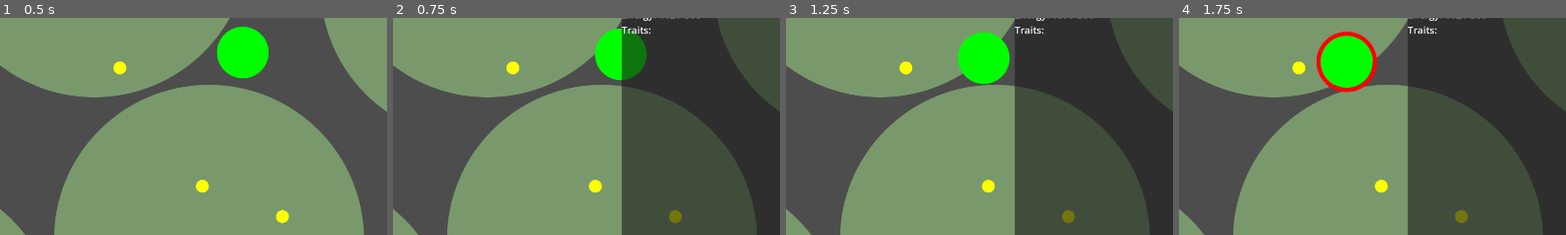
Above: before the commit, frames 1-4 (left to right).
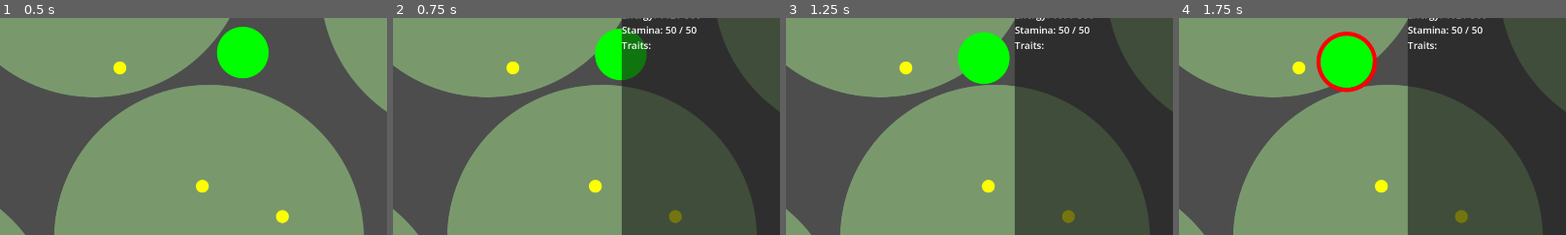
Above: after the commit, the same moments.

Repository: AntonPotapovDev/evolution-game
Game: Godot game, scene res://main.tscn
Two runs of this game, one before a commit and one after it. Both use one fixed random seed, a clock stepped at 60 frames per second and the inputs below.
Inputs (mouse positions are % of the whole screen's width and height, from its top left):
- Up to frame 1 (0.5 s): no input
- Up to frame 2 (0.75 s): drag from (10, 79) to (77, 66) at 0.52 s
- Up to frame 3 (1.25 s): no input
- Up to frame 4 (1.75 s): drag from (75, 24) to (77, 66) at 1.27 s
The pictures show only the part of the screen within x 50-100%, y 15-65%; the shares and areas given below are measured in that part.

Frame 1 is identical in both runs. In frame 2, 0.5% of the frame differs, in the area x 59-79%, y 3-15%; in frame 3, 0.5%; in frame 4, 0.5%.

Commit message:
Add sprint and stamina component

Diff:
--- a/creature/components/ai_states/chasing_state.gd
+++ b/creature/components/ai_states/chasing_state.gd
@@ -28,7 +28,7 @@
 
     actor.attack.attack_if_in_range(_target)
     if not _target.death.dead:
-        actor.movement.rush_to_target(_target, delta)
+        actor.movement.rush_to_target(_target, delta, Movement.Policy.SPRINT_IF_CAN)
 
 
 func _try_change_state() -> AbstractAiState:
--- a/creature/components/ai_states/moving_to_target_state.gd
+++ b/creature/components/ai_states/moving_to_target_state.gd
@@ -33,7 +33,8 @@
 
 func process_state(delta: float):
     if is_instance_valid(_target):
-        actor.movement.move_to_target(_target, delta)
+        var movement_policy = actor.config.moving_to_food_policy
+        actor.movement.move_to_target(_target, delta, movement_policy)
 
 
 func _try_change_state() -> AbstractAiState:
--- a/creature/components/movement/movement.gd
+++ b/creature/components/movement/movement.gd
@@ -1,12 +1,24 @@
 class_name Movement
 extends RefCounted
+
+
+class Config extends RefCounted:
+    var normal_speed: float
+    var sprint_speed: float
+
+
+enum Policy {
+    NORMAL,
+    SPRINT_IF_CAN
+}
 
 
 const TURN_INERTIA: float = 0.3
 
 
-var _creature: Creature
-var _moving_adviser: MovingAdviser
+var _creature: Creature = null
+var _config: Config = null
+var _moving_adviser: MovingAdviser = null
 
 var _facing_direction: Vector2 = Vector2.UP
 var _last_moving_direction: Vector2 = Vector2.ZERO
@@ -14,8 +26,14 @@
 var _moved_this_tick: bool = false
 
 
-func _init(creature: Creature, moving_adviser: MovingAdviser):
+var config: Config:
+    get:
+        return _config
+
+
+func _init(creature: Creature, init_config: Config, moving_adviser: MovingAdviser):
     _creature = creature
+    _config = init_config
     _moving_adviser = moving_adviser
 
 
@@ -24,33 +42,42 @@
     _moved_this_tick = false
 
 
-func move_to_target(target: Node2D, delta: float) -> void:
+func move_to_target(target: Node2D, delta: float, policy: Policy = Policy.NORMAL) -> void:
     var advised_dir = _moving_adviser.advised_direction(target.global_position)
-    _move_towards(advised_dir, delta)
+    _move_towards(advised_dir, delta, policy)
 
 
-func rush_to_target(target: Node2D, delta: float) -> void:
+func rush_to_target(target: Node2D, delta: float, policy: Policy = Policy.NORMAL) -> void:
     var direction = (target.global_position - _creature.global_position).normalized()
-    _move_towards(direction, delta)
+    _move_towards(direction, delta, policy)
 
 
-func move_towards(direction: Vector2, delta: float) -> void:
+func move_towards(direction: Vector2, delta: float, policy: Policy = Policy.NORMAL) -> void:
     var advised_dir = _moving_adviser.correct_direction(direction)
-    _move_towards(advised_dir, delta)
+    _move_towards(advised_dir, delta, policy)
 
 
-func _move_towards(direction: Vector2, delta: float) -> void:
+func _move_towards(direction: Vector2, delta: float, policy: Policy) -> void:
     _moved_this_tick = true
 
     var move_direction = direction
     if _moved_prev_tick:
         move_direction = move_direction.lerp(_last_moving_direction, TURN_INERTIA)
 
-    _creature.global_position += move_direction * _creature.config.movement_speed * delta
+    var speed = _apply_policy_and_get_speed(policy, delta)
+
+    _creature.global_position += move_direction * speed * delta
     _last_moving_direction = move_direction
 
     var rotate_angle = _facing_direction.angle_to(move_direction)
     _creature.rotate(rotate_angle)
     _facing_direction = move_direction
 
-    _creature.energy.on_movement(_creature.config.movement_speed, delta)
+    _creature.energy.on_movement(speed, delta)
+
+
+func _apply_policy_and_get_speed(policy: Policy, delta: float) -> float:
+    if policy == Policy.SPRINT_IF_CAN and _creature.stamina.can_use_stamina:
+        _creature.stamina.on_try_sprint(delta)
+        return _config.sprint_speed
+    return _config.normal_speed
--- /dev/null
+++ b/creature/components/stamina.gd
@@ -0,0 +1,63 @@
+class_name Stamina
+extends RefCounted
+
+
+class Config extends RefCounted:
+    var max_stamina: float
+    var stamina_restore_rate: float
+    var sprint_consumption: float
+
+
+var _creature: Creature = null
+var _stamina: float = 0.0
+var _config: Config = null
+
+var _used_prev_tick: bool = false
+var _used_this_tick: bool = false
+var _is_resting: bool = false
+
+
+var config: Config:
+    get:
+        return _config
+
+
+var current_stamina: float:
+    get:
+        return _stamina
+
+
+var can_use_stamina: bool:
+    get:
+        return not _is_resting
+
+
+func _init(creature: Creature, init_config: Config):
+    _creature = creature
+    _stamina = init_config.max_stamina
+    _config = init_config
+
+
+func update(delta: float):
+    if not _used_prev_tick and not _used_this_tick:
+        _change_stamina(_config.stamina_restore_rate * delta)
+
+    _used_prev_tick = _used_this_tick
+    _used_this_tick = false
+
+
+func on_try_sprint(delta: float):
+    if not can_use_stamina:
+        return
+    _change_stamina(_config.sprint_consumption * -delta)
+
+
+func _change_stamina(delta_stamina: float):
+    if delta_stamina > 0.0:
+        _used_this_tick = true
+
+    _stamina = clampf(_stamina + delta_stamina, 0.0, _config.max_stamina)
+    if is_zero_approx(_stamina):
+        _is_resting = true
+    elif is_equal_approx(_stamina, _config.max_stamina):
+        _is_resting = false
--- a/creature/creature.gd
+++ b/creature/creature.gd
@@ -18,6 +18,7 @@
 var _health: Health = null
 var _energy: Energy = null
 var _movement: Movement = null
+var _stamina: Stamina = null
 var _eating: Eating = null
 var _breeding: Breeding = null
 var _death: Death = null
@@ -48,6 +49,11 @@
 var movement: Movement:
     get:
         return _movement
+
+
+var stamina: Stamina:
+    get:
+        return _stamina
 
 
 var eating: Eating:
@@ -93,7 +99,8 @@
 
     _health = Health.new(self)
     _energy = Energy.new(self, creature_config.energy_config)
-    _movement = Movement.new(self, $MovingAdviser)
+    _movement = Movement.new(self, creature_config.movement_config, $MovingAdviser)
+    _stamina = Stamina.new(self, creature_config.stamina_config)
     _eating = Eating.new(self)
     area_entered.connect(_eating.on_creature_area_entered)
     _breeding = Breeding.new(self)
@@ -105,7 +112,8 @@
         _energy,
         $Vision,
         _ai,
-        _movement
+        _movement,
+        stamina
     ]
 
 
--- a/creature/creature_config.gd
+++ b/creature/creature_config.gd
@@ -12,9 +12,11 @@
 
 var diet_phase: DietPhase
 var trait_ids: Array[int]
-var movement_speed: float
 var vision_radius: float
+var movement_config: Movement.Config
+var stamina_config: Stamina.Config
 var energy_config: Energy.Config
+var moving_to_food_policy: Movement.Policy
 
 
 var diet: Array[StringName]:
@@ -42,9 +44,11 @@
 
     config.diet_phase = DietPhase.HERBIVORE
     config.trait_ids = [] as Array[int]
-    config.movement_speed = DefaultValues.MOVEMENT_SPEED
     config.vision_radius = DefaultValues.VISION_RADIUS
+    config.movement_config = _make_default_movement_config()
+    config.stamina_config = _make_default_stamina_config()
     config.energy_config = _make_default_energy_config()
+    config.moving_to_food_policy = Movement.Policy.NORMAL
 
     return config
 
@@ -56,3 +60,18 @@
     config.movement_consumption = DefaultValues.MOVEMENT_ENERGY_CONSUMPTION
     config.birth_cost = DefaultValues.BIRTH_ENERGY_COST
     return config
+
+
+static func _make_default_movement_config() -> Movement.Config:
+    var config = Movement.Config.new()
+    config.normal_speed = DefaultValues.NORMAL_SPEED
+    config.sprint_speed = DefaultValues.SPRINT_SPEED
+    return config
+
+
+static func _make_default_stamina_config() -> Stamina.Config:
+    var config = Stamina.Config.new()
+    config.max_stamina = DefaultValues.MAX_STAMINA
+    config.stamina_restore_rate = DefaultValues.STAMINA_RESTORE_RATE
+    config.sprint_consumption = DefaultValues.SPRINT_STAMINA_CONSUMPTION
+    return config
--- a/creature/trait_lib/trait_pool.gd
+++ b/creature/trait_lib/trait_pool.gd
@@ -4,7 +4,8 @@
 
 static var _general_pool: Array[AbstractTrait] = [
     SpeedsterTrait.new(),
-    SharpVisionTrait.new()
+    SharpVisionTrait.new(),
+    FoodRush.new()
 ] as Array[AbstractTrait]
 
 
--- /dev/null
+++ b/creature/trait_lib/traits/food_rush.gd
@@ -0,0 +1,11 @@
+class_name FoodRush
+extends AbstractTrait
+
+
+func patch_config(config: CreatureConfig):
+    config.moving_to_food_policy = Movement.Policy.SPRINT_IF_CAN
+
+
+func _init():
+    _name = "Food rush"
+    _description = "Creature always sprints when heading towards food"
--- a/creature/trait_lib/traits/speedster_trait.gd
+++ b/creature/trait_lib/traits/speedster_trait.gd
@@ -3,7 +3,8 @@
 
 
 func patch_config(config: CreatureConfig):
-    config.movement_speed *= 1.5
+    config.movement_config.normal_speed *= 1.5
+    config.movement_config.sprint_speed *= 1.5
 
 
 func _init():
--- a/globals/default_values.gd
+++ b/globals/default_values.gd
@@ -4,7 +4,13 @@
 
 const MAX_HP: int = 10
 
-const MOVEMENT_SPEED: float = 150.0
+const NORMAL_SPEED: float = 150.0
+const SPRINT_SPEED: float = 200.0
+
+const MAX_STAMINA: float = 50.0
+const STAMINA_RESTORE_RATE: float = 7.0
+const SPRINT_STAMINA_CONSUMPTION: float = 10.0
+
 const VISION_RADIUS: float = 600.0
 
 const MAX_ENERGY: float = 300.0
--- a/globals/text.gd
+++ b/globals/text.gd
@@ -5,6 +5,7 @@
 const CREATURE: StringName = &"Creature"
 const HEALTH: StringName = &"Health"
 const ENERGY: StringName = &"Energy"
+const STAMINA: StringName = &"Stamina"
 const DIET: StringName = &"Diet"
 
 const LABEL_BY_DIET: Dictionary = {
--- a/ui/inspector/inspector.gd
+++ b/ui/inspector/inspector.gd
@@ -8,6 +8,7 @@
 @onready var _title_label: Label = $MainContainer/TitleBar/TitleLabel
 @onready var _health_label: Label = $MainContainer/Content/HealthLabel
 @onready var _energy_label: Label = $MainContainer/Content/EnergyLabel
+@onready var _stamina_label: Label = $MainContainer/Content/StaminaLabel
 @onready var _diet_label: Label = $MainContainer/Content/DietLabel
 
 @onready var _trait_list: VBoxContainer = $MainContainer/Content/TraitContainer/TraiList
@@ -33,6 +34,11 @@
         _make_param_text(
             floori(_display_creature.energy.current_energy),
             int(_display_creature.energy.config.max_energy)))
+
+    _update_label(_stamina_label, Text.STAMINA, ": ",
+        _make_param_text(
+            floori(_display_creature.stamina.current_stamina),
+            int(_display_creature.stamina.config.max_stamina)))
 
 
 func _update_label(label: Label, title: StringName, separator: String, value: String):
--- a/ui/inspector/inspector.tscn
+++ b/ui/inspector/inspector.tscn
@@ -80,6 +80,10 @@
 layout_mode = 2
 label_settings = SubResource("LabelSettings_pwlwo")
 
+[node name="StaminaLabel" type="Label" parent="MainContainer/Content" unique_id=2142352969]
+layout_mode = 2
+label_settings = SubResource("LabelSettings_pwlwo")
+
 [node name="TraitsLabel" type="Label" parent="MainContainer/Content" unique_id=2098793355]
 layout_mode = 2
 text = "Traits:"
--- a/ui/trait_item/trait_item.tscn
+++ b/ui/trait_item/trait_item.tscn
@@ -15,3 +15,4 @@
 layout_mode = 2
 text = "Some description"
 label_settings = SubResource("LabelSettings_aml2q")
+autowrap_mode = 3
Not shown, added: creature/components/stamina.gd.uid
Not shown, added: creature/trait_lib/traits/food_rush.gd.uid
